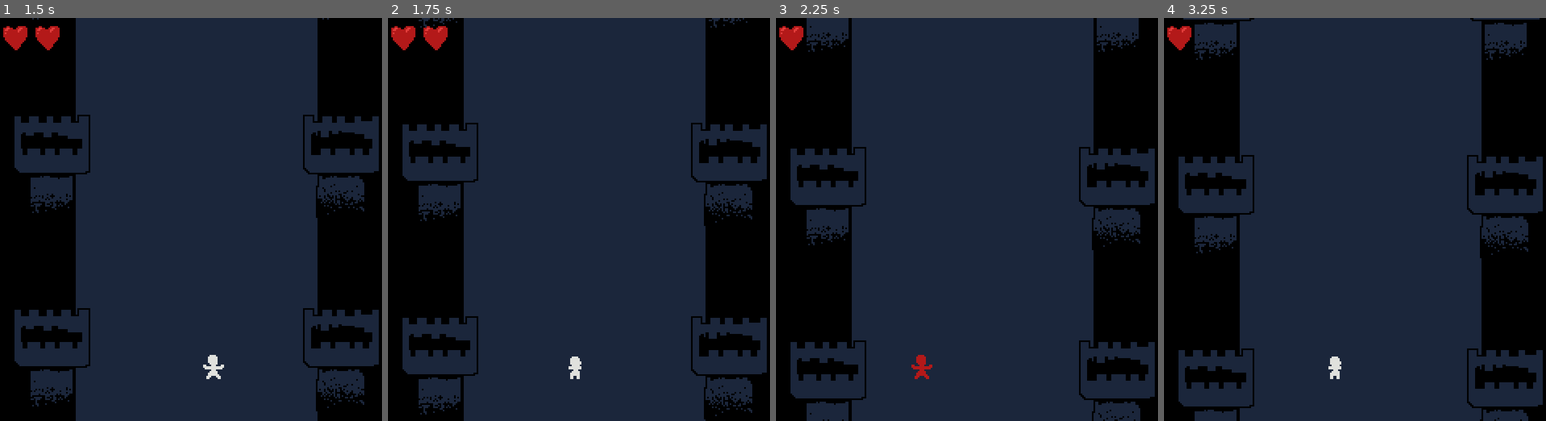
Above: before the commit, frames 1-4 (left to right).
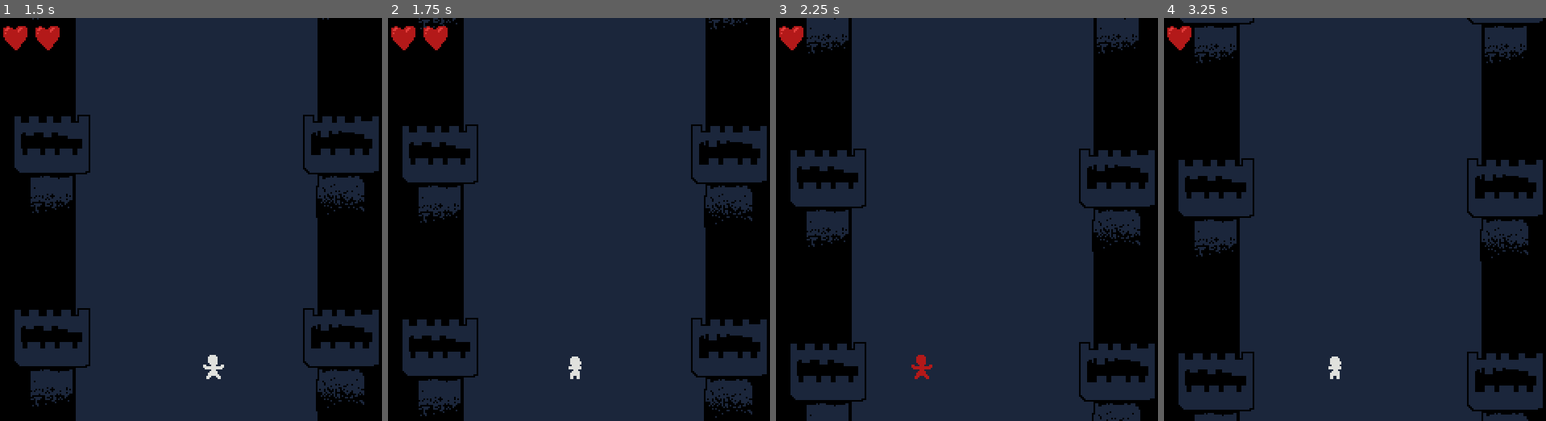
Above: after the commit, the same moments.

Repository: martindzejky/bridge-dungeon
Game: Godot game, scene res://main.tscn
The game is run twice, just before and just after one commit, with the same random seed, the same clock (stepped at 60 frames per second) and the same inputs.
Inputs:
- Up to frame 1 (1.5 s): hold D (right) 0.53-1.28 s; tap Space (HIT) at 0.6, 1.35 s; hold A (left) from 1.28 s (still down)
- Up to frame 2 (1.75 s): keep holding A (left)
- Up to frame 3 (2.25 s): release A (left) at 2.03 s; hold D (right) from 2.03 s (still down); tap Space (HIT) at 2.1 s
- Up to frame 4 (3.25 s): keep holding D (right); tap Space (HIT) at 2.85 s

Frame 1 is identical in both runs. In frame 2, 2.4% of the frame differs, in the area x 3-100%, y 0-100%; in frame 3, 2.2%; in frame 4, 4.0%.

Commit message:
imps and collisions

Diff:
--- a/autoload/state.gd
+++ b/autoload/state.gd
@@ -1,12 +1,15 @@
 extends Node
 
 # how fast the player is running... all objects are moving down this fast
-var playerSpeed := 40
+var playerSpeed := 40.0
 
 var playerHealth := 3
 signal onPlayerHit
 signal onPlayerHealed
 signal onPlayerDead
+
+func _process(delta):
+    playerSpeed += delta * 2.0
 
 func updatePlayerHealth(health: int):
     var previous := GlobalState.playerHealth
--- /dev/null
+++ b/objects/imp.gd
@@ -0,0 +1,19 @@
+extends Node2D
+class_name Imp
+
+func _ready():
+    var animator = $animator
+    animator.play('running')
+    animator.seek(randf(), true)
+
+func onHitPlayer():
+    process_mode = PROCESS_MODE_ALWAYS
+    $collider.queue_free()
+
+    var previousAnimation = $animator.current_animation
+    $animator.play('attack')
+
+    await get_tree().create_timer(1).timeout
+
+    process_mode = PROCESS_MODE_INHERIT
+    $animator.play(previousAnimation)
--- /dev/null
+++ b/objects/imp.tscn
@@ -0,0 +1,118 @@
+[gd_scene load_steps=11 format=3 uid="uid://fn3deb0umllx"]
+
+[ext_resource type="Script" path="res://objects/imp.gd" id="1_hyr3i"]
+[ext_resource type="Texture2D" uid="uid://b2vdojoovc3hy" path="res://sprites/imp.png" id="2_mwwf4"]
+[ext_resource type="Script" path="res://scripts/moving-object.gd" id="3_44r0d"]
+[ext_resource type="AudioStream" uid="uid://cvfysbytvjoaw" path="res://sounds/step.wav" id="3_fu203"]
+[ext_resource type="Script" path="res://scripts/destroy-on-exit.gd" id="4_2f1wd"]
+
+[sub_resource type="Animation" id="Animation_cqvo6"]
+length = 0.001
+tracks/0/type = "value"
+tracks/0/imported = false
+tracks/0/enabled = true
+tracks/0/path = NodePath("sprite:frame")
+tracks/0/interp = 1
+tracks/0/loop_wrap = true
+tracks/0/keys = {
+"times": PackedFloat32Array(0),
+"transitions": PackedFloat32Array(1),
+"update": 1,
+"values": [0]
+}
+
+[sub_resource type="Animation" id="Animation_u43qf"]
+resource_name = "running"
+length = 0.666683
+loop_mode = 1
+step = 0.166667
+tracks/0/type = "value"
+tracks/0/imported = false
+tracks/0/enabled = true
+tracks/0/path = NodePath("sprite:frame")
+tracks/0/interp = 1
+tracks/0/loop_wrap = true
+tracks/0/keys = {
+"times": PackedFloat32Array(0, 0.166667, 0.333333, 0.5),
+"transitions": PackedFloat32Array(1, 1, 1, 1),
+"update": 1,
+"values": [0, 1, 2, 3]
+}
+tracks/1/type = "audio"
+tracks/1/imported = false
+tracks/1/enabled = true
+tracks/1/path = NodePath("audioStep")
+tracks/1/interp = 1
+tracks/1/loop_wrap = true
+tracks/1/keys = {
+"clips": [{
+"end_offset": 0.0,
+"start_offset": 0.0,
+"stream": ExtResource("3_fu203")
+}, {
+"end_offset": 0.0,
+"start_offset": 0.0,
+"stream": ExtResource("3_fu203")
+}],
+"times": PackedFloat32Array(0, 0.333333)
+}
+tracks/1/use_blend = true
+
+[sub_resource type="Animation" id="Animation_2wk6h"]
+resource_name = "attack"
+length = 0.20001
+loop_mode = 1
+step = 0.1
+tracks/0/type = "value"
+tracks/0/imported = false
+tracks/0/enabled = true
+tracks/0/path = NodePath("sprite:frame")
+tracks/0/interp = 1
+tracks/0/loop_wrap = true
+tracks/0/keys = {
+"times": PackedFloat32Array(0, 0.1),
+"transitions": PackedFloat32Array(1, 1),
+"update": 1,
+"values": [4, 5]
+}
+
+[sub_resource type="AnimationLibrary" id="AnimationLibrary_7ma3h"]
+_data = {
+"RESET": SubResource("Animation_cqvo6"),
+"attack": SubResource("Animation_2wk6h"),
+"running": SubResource("Animation_u43qf")
+}
+
+[sub_resource type="CircleShape2D" id="CircleShape2D_q8gsn"]
+radius = 5.0
+
+[node name="imp" type="Node2D" groups=["hit"]]
+script = ExtResource("1_hyr3i")
+
+[node name="sprite" type="Sprite2D" parent="."]
+position = Vector2(0, -7)
+texture = ExtResource("2_mwwf4")
+hframes = 6
+
+[node name="animator" type="AnimationPlayer" parent="."]
+libraries = {
+"": SubResource("AnimationLibrary_7ma3h")
+}
+autoplay = "running"
+
+[node name="audioStep" type="AudioStreamPlayer2D" parent="."]
+volume_db = -14.0
+max_distance = 80.0
+
+[node name="moving" type="Node" parent="."]
+process_mode = 1
+script = ExtResource("3_44r0d")
+forwardSpeed = 10.0
+
+[node name="exit" type="Node" parent="."]
+script = ExtResource("4_2f1wd")
+
+[node name="collider" type="Area2D" parent="."]
+
+[node name="shape" type="CollisionShape2D" parent="collider"]
+shape = SubResource("CircleShape2D_q8gsn")
--- a/objects/player.gd
+++ b/objects/player.gd
@@ -47,3 +47,12 @@
         $animator.play(previousAnimation)
     else:
         $animator.play('dead')
+
+func onCollision(area):
+    var other := area.get_parent() as Node2D
+
+    if other.is_in_group('hit'):
+        GlobalState.takePlayerHealth()
+
+    if other is Imp:
+        other.onHitPlayer()
--- a/objects/player.tscn
+++ b/objects/player.tscn
@@ -116,7 +116,10 @@
 "running": SubResource("Animation_2hsp0")
 }
 
-[node name="player" type="Node2D"]
+[sub_resource type="CircleShape2D" id="CircleShape2D_gmiyj"]
+radius = 5.0
+
+[node name="player" type="Node2D" groups=["player"]]
 process_mode = 3
 script = ExtResource("1_cnca8")
 hitSound = ExtResource("2_rbvaa")
@@ -136,8 +139,15 @@
 [node name="listener" type="AudioListener2D" parent="."]
 current = true
 
-[node name="audioStep" type="AudioStreamPlayer2D" parent="."]
+[node name="audioStep" type="AudioStreamPlayer" parent="."]
 volume_db = -10.0
 
-[node name="audioHit" type="AudioStreamPlayer2D" parent="."]
+[node name="audioHit" type="AudioStreamPlayer" parent="."]
 volume_db = -4.0
+
+[node name="collider" type="Area2D" parent="."]
+
+[node name="shape" type="CollisionShape2D" parent="collider"]
+shape = SubResource("CircleShape2D_gmiyj")
+
+[connection signal="area_entered" from="collider" to="." method="onCollision"]
--- /dev/null
+++ b/objects/spawner.gd
@@ -0,0 +1,18 @@
+extends Node2D
+class_name Spawner
+
+@export var range: float = 50.0
+
+@export var impScene: PackedScene
+@export var impTimerFrom := 1.0
+@export var impTimerTo := 4.0
+
+
+func spawnImp():
+    assert(impScene, 'Imp scene is not assigned!')
+
+    var imp = impScene.instantiate()
+    imp.position.x = randf_range(-range, range)
+    add_child(imp)
+
+    $impTimer.wait_time = randf_range(impTimerFrom, impTimerTo)
--- a/objects/spawner.tscn
+++ b/objects/spawner.tscn
@@ -1,4 +1,14 @@
-[gd_scene format=3 uid="uid://bpxgy8l34s0t8"]
+[gd_scene load_steps=3 format=3 uid="uid://bpxgy8l34s0t8"]
+
+[ext_resource type="Script" path="res://objects/spawner.gd" id="1_7eehl"]
+[ext_resource type="PackedScene" uid="uid://fn3deb0umllx" path="res://objects/imp.tscn" id="2_kpfyt"]
 
 [node name="spawner" type="Node2D"]
 y_sort_enabled = true
+script = ExtResource("1_7eehl")
+impScene = ExtResource("2_kpfyt")
+
+[node name="impTimer" type="Timer" parent="."]
+autostart = true
+
+[connection signal="timeout" from="impTimer" to="." method="spawnImp"]
--- a/objects/tower-spawner.gd
+++ b/objects/tower-spawner.gd
@@ -21,6 +21,8 @@
     rightTower.position.y += offset
     add_child(rightTower)
 
+    $timer.wait_time = 3.0 / 40.0 * GlobalState.playerSpeed
+
 func prespawnTowers():
     var offset := 0
 
--- a/scripts/moving-object.gd
+++ b/scripts/moving-object.gd
@@ -1,5 +1,8 @@
 extends Node
 class_name MovingObject
 
+# if > 0, the object will be running forward (in addition to player's speed)
+@export var forwardSpeed := 0.0
+
 func _process(delta):
-    get_parent().position.y += GlobalState.playerSpeed * delta
+    get_parent().position.y += (GlobalState.playerSpeed + forwardSpeed) * delta
Not shown: 1 places in objects/player.tscn that only renumber resources
Binary file added: sprites/imp.aseprite
Binary file added: sprites/imp.png
Not shown, added: sprites/imp.png.import
